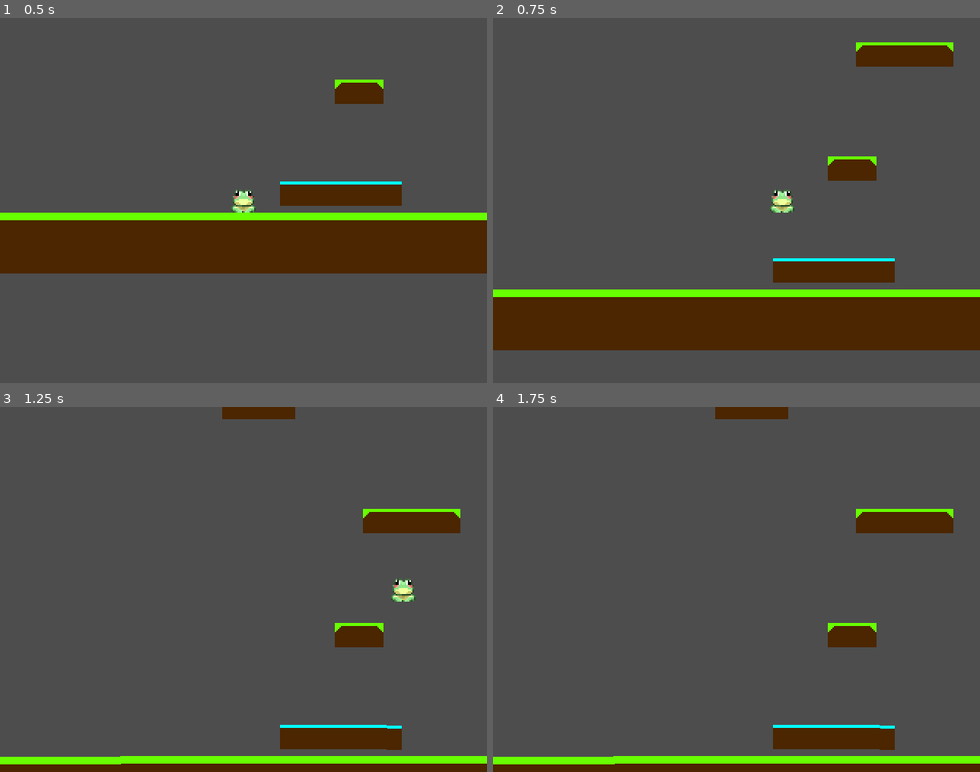
Above: before the commit, frames 1-4 (two rows, left to right).
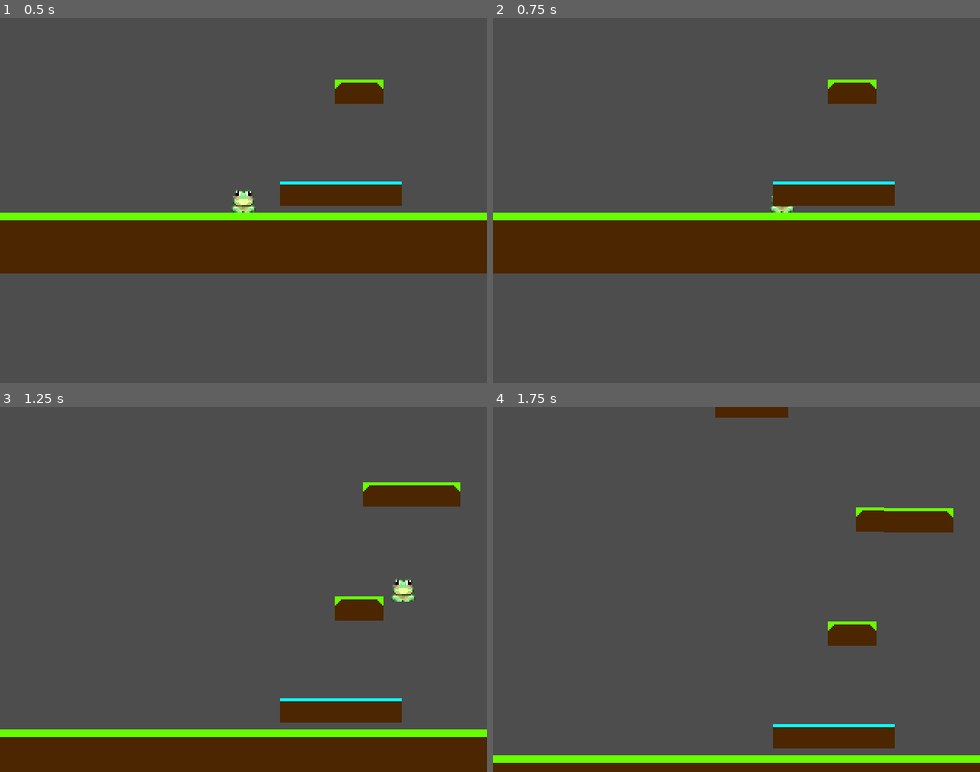
Above: after the commit, the same moments.

Repository: Katlicia/SpringGameJam
Game: Godot game, scene res://scenes/test.tscn
The game is run twice, just before and just after one commit, with the same random seed, the same clock (stepped at 60 frames per second) and the same inputs.
Inputs:
- Up to frame 1 (0.5 s): no input
- Up to frame 2 (0.75 s): tap Enter (ui_accept) at 0.5, 0.6 s; hold Right (ui_right) from 0.53 s (still down)
- Up to frame 3 (1.25 s): keep holding Right (ui_right); tap Space (jump, bound only after the commit) at 0.77, 0.8, 1.07 s
- Up to frame 4 (1.75 s): keep holding Right (ui_right); tap Space (jump, bound only after the commit) at 1.35, 1.52 s; tap Enter (ui_accept) at 1.55 s

Frame 1 is identical in both runs. In frame 2, 37% of the frame differs, in the area x 0-100%, y 6-92%; in frame 3, 15%; in frame 4, 1.0%.

Commit message:
input map

Diff:
--- a/project.godot
+++ b/project.godot
@@ -22,6 +22,28 @@
 window/size/mode=3
 window/stretch/mode="viewport"
 
+[input]
+
+right={
+"deadzone": 0.2,
+"events": [Object(InputEventKey,"resource_local_to_scene":false,"resource_name":"","device":-1,"window_id":0,"alt_pressed":false,"shift_pressed":false,"ctrl_pressed":false,"meta_pressed":false,"pressed":false,"keycode":0,"physical_keycode":68,"key_label":0,"unicode":100,"location":0,"echo":false,"script":null)
+, Object(InputEventKey,"resource_local_to_scene":false,"resource_name":"","device":-1,"window_id":0,"alt_pressed":false,"shift_pressed":false,"ctrl_pressed":false,"meta_pressed":false,"pressed":false,"keycode":0,"physical_keycode":4194321,"key_label":0,"unicode":0,"location":0,"echo":false,"script":null)
+]
+}
+left={
+"deadzone": 0.2,
+"events": [Object(InputEventKey,"resource_local_to_scene":false,"resource_name":"","device":-1,"window_id":0,"alt_pressed":false,"shift_pressed":false,"ctrl_pressed":false,"meta_pressed":false,"pressed":false,"keycode":0,"physical_keycode":65,"key_label":0,"unicode":97,"location":0,"echo":false,"script":null)
+, Object(InputEventKey,"resource_local_to_scene":false,"resource_name":"","device":-1,"window_id":0,"alt_pressed":false,"shift_pressed":false,"ctrl_pressed":false,"meta_pressed":false,"pressed":false,"keycode":0,"physical_keycode":4194319,"key_label":0,"unicode":0,"location":0,"echo":false,"script":null)
+]
+}
+jump={
+"deadzone": 0.2,
+"events": [Object(InputEventKey,"resource_local_to_scene":false,"resource_name":"","device":-1,"window_id":0,"alt_pressed":false,"shift_pressed":false,"ctrl_pressed":false,"meta_pressed":false,"pressed":false,"keycode":0,"physical_keycode":32,"key_label":0,"unicode":32,"location":0,"echo":false,"script":null)
+, Object(InputEventKey,"resource_local_to_scene":false,"resource_name":"","device":-1,"window_id":0,"alt_pressed":false,"shift_pressed":false,"ctrl_pressed":false,"meta_pressed":false,"pressed":false,"keycode":0,"physical_keycode":87,"key_label":0,"unicode":119,"location":0,"echo":false,"script":null)
+, Object(InputEventKey,"resource_local_to_scene":false,"resource_name":"","device":-1,"window_id":0,"alt_pressed":false,"shift_pressed":false,"ctrl_pressed":false,"meta_pressed":false,"pressed":false,"keycode":0,"physical_keycode":4194320,"key_label":0,"unicode":0,"location":0,"echo":false,"script":null)
+]
+}
+
 [rendering]
 
 textures/canvas_textures/default_texture_filter=0
--- a/scripts/player.gd
+++ b/scripts/player.gd
@@ -34,16 +34,15 @@
 	velocity.y += getGravity() * delta
 
 	# Handle jump.
-	if Input.is_action_just_pressed("ui_accept") and is_on_floor():
+	if Input.is_action_just_pressed("jump") and is_on_floor():
 		jump()
 		pitch_randomiser = randf_range(0.90, 1.10)
 		sfx_frog.pitch_scale = pitch_randomiser
-		print(pitch_randomiser)
 		sfx_frog.play()
 
 	# Get the input direction and handle the movement/deceleration.
 	# As good practice, you should replace UI actions with custom gameplay actions.
-	var direction := Input.get_axis("ui_left", "ui_right")
+	var direction := Input.get_axis("left", "right")
 
 	if is_on_ice():
 		_movement_on_ice(direction)
@@ -80,4 +79,4 @@
 		velocity.x = move_toward(velocity.x, 0, SPEED)
 
 func _on_area_2d_body_entered(body: Node2D) -> void:
-	print("Player died")
+	pass
